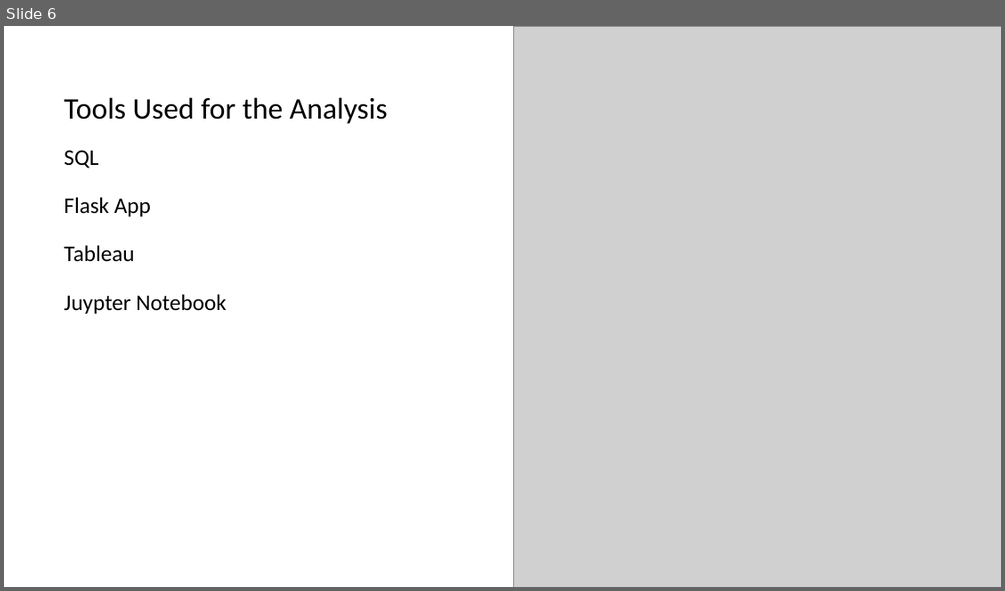
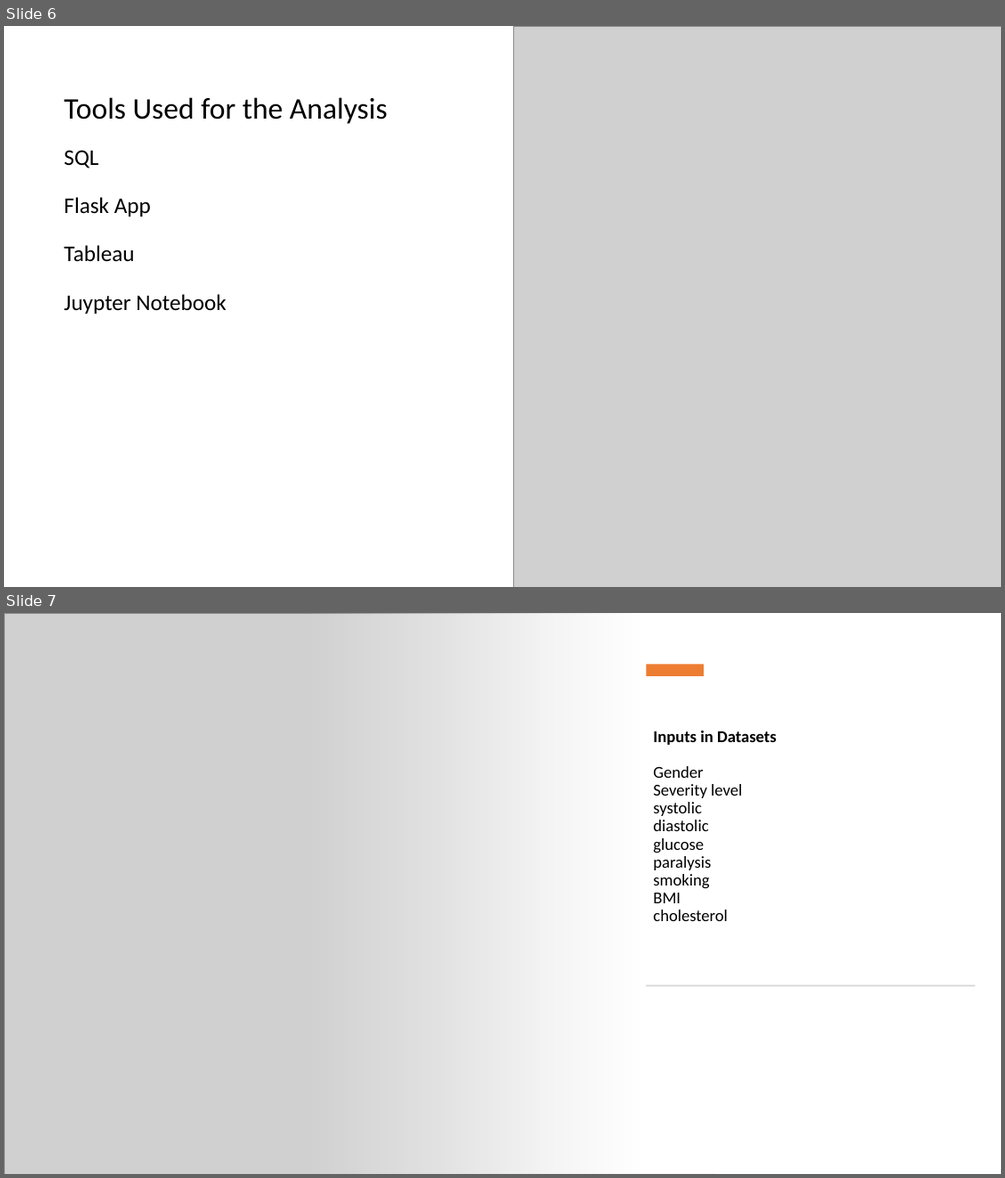
Before and after one commit to pauls21033/Machine-Learning-Predicting-Stroke-Model-Project, a slide deck: Stroke_Anaylsis_Presentation(final) (1).pptx. Shown one above the other, each under a label of ours: slide 6 before the commit, slides 6 and 7 after it. The pictures are 1005x591 and 1005x1178 pixels, drawn with LibreOffice and Linux fonts; fonts in the diff are those of the drawing; grey boxes stand for pictures. Boxes give left, top, right and bottom in pixels: in the first picture for what was removed or moved away, otherwise in the second. Text is boxed around its words. In the diff, an @@ line names an element or a change of style, - is before the commit and + after.

```diff
--- a/Stroke_Anaylsis_Presentation(final) (1).pptx
+++ b/Stroke_Anaylsis_Presentation(final) (1).pptx
@@ slide 7 added at [4, 613, 1001, 1174], background #FFFFFF @@
@@ picture added at [4, 613, 713, 1174] @@
@@ rectangle added at [307, 613, 1001, 1174], fill gradient #FFFFFF @@
@@ rectangle added at [646, 665, 704, 676], fill #ED7D31 @@
@@ title added at [653, 730, 777, 921], 16 pt, text #000000 @@
+Inputs in Datasets
+Gender
+Severity level
+systolic
+diastolic
+glucose
+paralysis
+smoking
+BMI
+cholesterol
@@ rectangle added at [647, 985, 975, 986], fill #D5D5D5 @@
```
Also in this commit, not shown: 2 slides changed, 5 other slides added.
